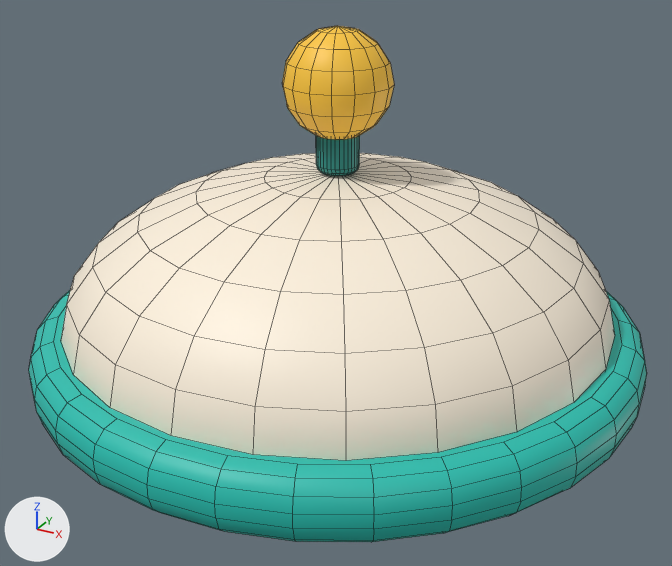
The FBX model EvolutionShop/Assets/EvolutionShop/Resources/Art/GrowthKit/GrowerLid.fbx, before and after one commit.
Camera for both pictures: a camera (50 mm lens) standing at (0.319, -0.583, 1.956) and looking at (0.005, -0.011, 1.671). The lights are fixed; the arrows at lower left show +X, +Y and +Z. The older version comes first. Mesh edges are drawn as thin lines. Where no turn or scale is listed for an object, it has been applied to the vertices.

Script lines for the objects in view, before the commit:
```python
me_cylinder_012 = bpy.data.meshes.new('Cylinder.012')
me_cylinder_012.from_pydata(...)  # 892 vertices, 868 faces; spans x -0.235..0.235, y -0.235..0.235, z 1.535..1.86
# faces by material slot: [226, 288, 226, 128]
me_cylinder_012.materials.append(mat_gk_teal)  # cyan #22bfb0
me_cylinder_012.materials.append(mat_gk_cream)  # pale yellow #fff3df
me_cylinder_012.materials.append(mat_gk_tealdark)  # cyan #15867f
me_cylinder_012.materials.append(mat_gk_glowyellow)  # yellow #ffc93c
ob_growerlid_mesh = bpy.data.objects.new('GrowerLid mesh', me_cylinder_012)
ob_growerlid_mesh.location = (0.0, 0.0, 0.0)
```
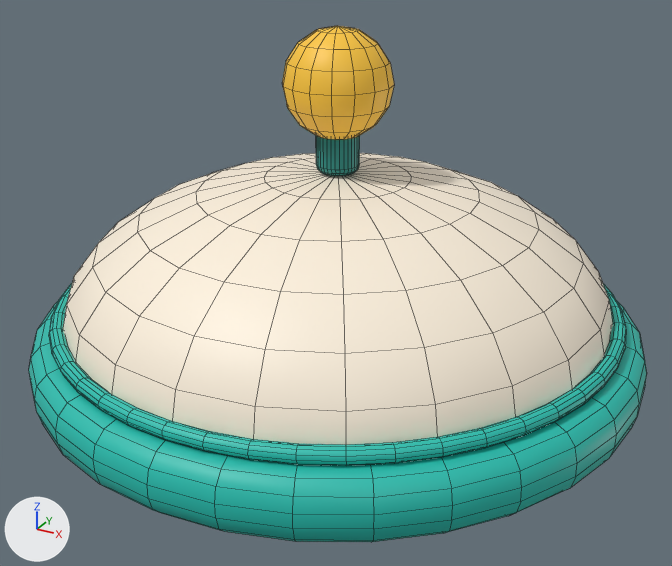
Pixel boxes (x1, y1, x2, y2) of what changed, in the pictures (672 x 566 px):
```json
{"part": 1, "of": "me_cylinder_012", "change": "added", "after": [49, 283, 627, 466]}
```

Scene script edits in JSON lines:
```json
{"block": "me_cylinder_012", "where": "# used by ob_growerlid_mesh; location = (0.0, 0.0, 0.0)"}
{"op": "remove", "block": "me_cylinder_012", "code": "me_cylinder_012.from_pydata(...)  # 892 vertices, 868 faces; spans x -0.235..0.235, y -0.235..0.235, z 1.535..1.86"}
{"op": "add", "block": "me_cylinder_012", "code": "me_cylinder_012.from_pydata(...)  # 1932 vertices, 1956 faces; spans x -0.235..0.235, y -0.235..0.235, z 1.535..1.86"}
{"block": "me_cylinder_012", "change": "me_cylinder_012 part 1: a new loose piece, a torus around z (ring radius 0.212, tube radius 0.006) spanning x -0.218..0.218, y -0.218..0.218, z 1.644..1.656, in mat_gk_teal (cyan #22bfb0)"}
{"block": "me_cylinder_012", "change": "other edits to the shape of me_cylinder_012 do not show in these pictures"}
```
